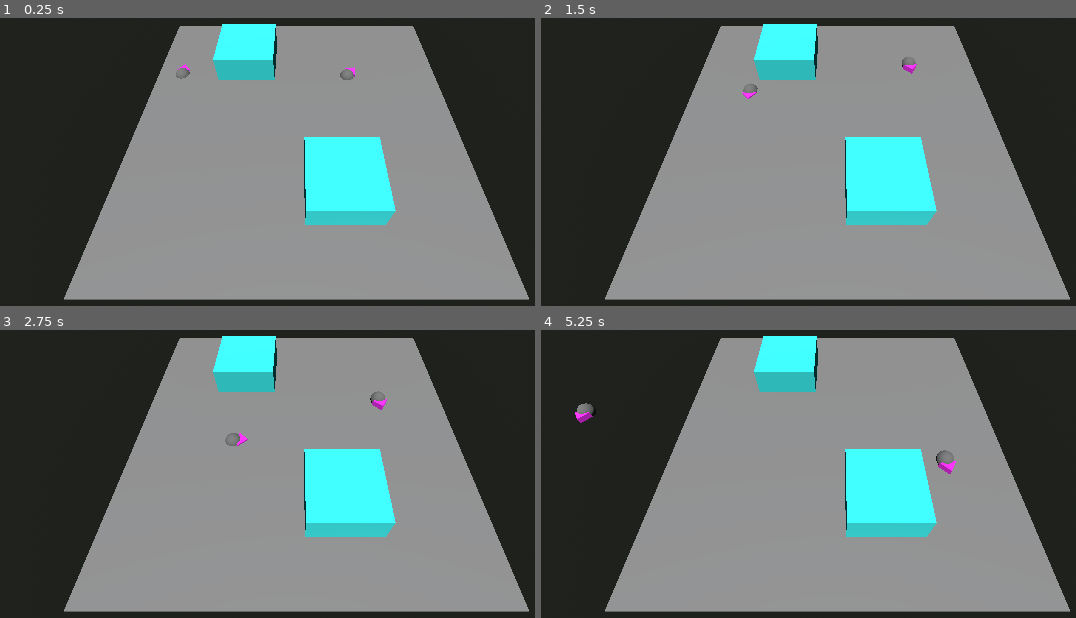
Above: before the commit, frames 1-4 (two rows, left to right).
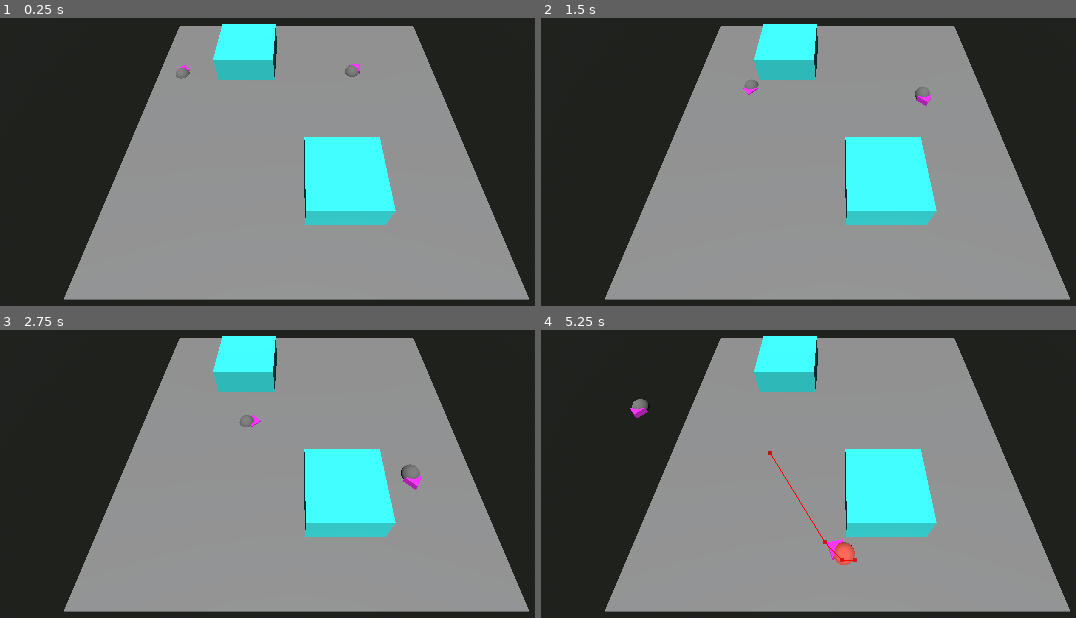
Above: after the commit, the same moments.

Repository: bruom/Gatinhos
Game: Godot game, scene res://Scenes/main.tscn
The game is run twice, just before and just after one commit, with the same random seed, the same clock (stepped at 60 frames per second) and the same inputs.
Inputs:
- Up to frame 1 (0.25 s): no input
- Up to frame 2 (1.5 s): hold D (Right) 0.53-1.28 s; hold F (Interact) 0.53-1.28 s; hold S (Backward) from 1.28 s (still down); tap Shift (Run) at 1.35 s
- Up to frame 3 (2.75 s): release S (Backward) at 2.03 s; hold D (Right) from 2.03 s (still down); hold Ctrl (Sneak) from 2.03 s (still down)
- Up to frame 4 (5.25 s): release D (Right) at 2.78 s; release Ctrl (Sneak) at 2.78 s; hold W (Forward) 2.78-3.53 s; tap F (Interact) at 2.85 s; hold Shift (Run) 3.53-4.28 s; hold A (Left) 3.53-5.03 s; tap Ctrl (Sneak) at 4.35 s; hold S (Backward) from 5.03 s (still down); hold F (Interact) from 5.03 s (still down)

The runs differ from the first frame. In frame 1, 0.1% of the frame differs, in the area x 63-68%, y 15-22%; in frame 2, 0.3%; in frame 3, 0.5%; in frame 4, 0.9%, in the area x 6-78%, y 23-82%.

Commit message:
Adding basic behavior to Suspicious state

Diff:
--- a/Scenes/enemy.tscn
+++ b/Scenes/enemy.tscn
@@ -6,11 +6,16 @@
 [sub_resource type="StandardMaterial3D" id="StandardMaterial3D_auvwt"]
 albedo_color = Color(1, 0, 0, 1)
 
+[sub_resource type="StandardMaterial3D" id="StandardMaterial3D_wrunl"]
+albedo_color = Color(1, 1, 0.192157, 1)
+
 [node name="enemy" type="Node3D"]
 script = ExtResource("1_0q6mp")
 alert_material = SubResource("StandardMaterial3D_auvwt")
+suspicious_material = SubResource("StandardMaterial3D_wrunl")
 
 [node name="StaticBody3D" type="StaticBody3D" parent="."]
+axis_lock_linear_y = true
 axis_lock_angular_x = true
 axis_lock_angular_z = true
 
--- a/Scenes/main.tscn
+++ b/Scenes/main.tscn
@@ -40,7 +40,10 @@
 
 [node name="Player" parent="." instance=ExtResource("1_dacn3")]
 transform = Transform3D(1, 0, 0, 0, 1, 0, 0, 0, 1, -4.14904, 0, -2.03356)
-speed = 3.0
+speed = 2.0
+run_speed = 2.5
+sneak_speed = 1.0
+sound_radius = 3.0
 
 [node name="Camera3D" type="Camera3D" parent="."]
 transform = Transform3D(1, 0, 0, 0, 0.624057, 0.781379, 0, -0.781379, 0.624057, 0, 7.39376, 5.86953)
@@ -83,4 +86,5 @@
 transform = Transform3D(-0.809735, -3.48787e-16, -0.586796, -7.77579e-17, 1, -4.87092e-16, 0.586796, -3.48787e-16, -0.809735, 1.6494, -4.68082e-19, -1.7857)
 target = NodePath("../Player")
 alert_material = SubResource("StandardMaterial3D_1lcf7")
+speed = 2.1
 patrol_route = Array[Vector3]([Vector3(3, 2.08165e-12, -3), Vector3(3.5, 2.08165e-12, 4), Vector3(-2, 2.08165e-12, 1)])
--- a/Scenes/player.tscn
+++ b/Scenes/player.tscn
@@ -5,6 +5,9 @@
 [ext_resource type="AudioStream" uid="uid://cexaxjjjkjh0c" path="res://Assets/Sound/footstep (placeholder).wav" id="3_p84ql"]
 
 [node name="Player" type="CharacterBody3D"]
+axis_lock_linear_y = true
+axis_lock_angular_x = true
+axis_lock_angular_z = true
 script = ExtResource("1_keg1m")
 run_speed = 2.0
 play_sfx = false
--- a/Scripts/enemy.gd
+++ b/Scripts/enemy.gd
@@ -4,14 +4,27 @@
 
 @export var target: Node3D
 @export var alert_material: Material
+@export var suspicious_material: Material
 @export var vision_angle: float = 60
 @export var speed: float = 1.0
+@export var investigation_time: float = 2.5
 @export var patrol_route: Array[Vector3] = []
 
 var current_patrol_index: int = 0
 var mesh_instance: MeshInstance3D
-var enemy_state: EnemyState = EnemyState.IDLE
-var last_known_enemy_position: Vector3
+var enemy_state: EnemyState = EnemyState.IDLE:
+	set(value):
+		enemy_state = value
+		if value == EnemyState.SUSPICIOUS:
+			mesh_instance.set_surface_override_material(0, suspicious_material)
+		elif value == EnemyState.ALERT:
+			mesh_instance.set_surface_override_material(0, alert_material)
+		else:
+			mesh_instance.set_surface_override_material(0, null)
+
+var chase_target
+var investigation_target
+var cur_investigation_time: float = 0.0
 
 enum EnemyState {
 	IDLE,
@@ -29,21 +42,40 @@
 		look_at(next_pos)
 		global_position += dir.normalized() * speed * delta
 
+	keep_watch()
 	if enemy_state == EnemyState.ALERT:
-		nav_agent.target_position = target.global_position
+		if !can_see_player():
+			if has_reached_point(chase_target):
+				chase_target = estimate_target_position()
+			nav_agent.target_position = chase_target
+	elif enemy_state == EnemyState.SUSPICIOUS:
+		if investigation_target != null && investigation_target is Vector3:
+			nav_agent.target_position = investigation_target
+			if has_reached_point(investigation_target):
+				cur_investigation_time = investigation_time
+				enemy_state = EnemyState.IDLE
+				#TODO: spend some time investigating
 	elif enemy_state == EnemyState.IDLE:
-		if can_hear_player():
-			enemy_state = EnemyState.ALERT
-			mesh_instance.set_surface_override_material(0, alert_material)
-		if can_see_player():
-			enemy_state = EnemyState.ALERT
-			mesh_instance.set_surface_override_material(0, alert_material)
 		if !patrol_route.is_empty():
 			var next_patrol_position = get_next_patrol_waypoint()
-			if has_arrived_at_waypoint(next_patrol_position):
+			if has_reached_point(next_patrol_position):
 				current_patrol_index += 1
 			if next_patrol_position != null:
 				nav_agent.target_position = next_patrol_position
+
+
+func estimate_target_position() -> Vector3:
+	var rand_x = randf_range(-1.0, 1.0)
+	var rand_z = randf_range(-1.0, 1.0)
+	return target.global_position + Vector3(rand_x, 0.0, rand_z)
+
+func keep_watch():
+	if can_hear_player() && enemy_state != EnemyState.ALERT:
+		enemy_state = EnemyState.SUSPICIOUS
+		investigation_target = target.global_position
+	if can_see_player():
+		enemy_state = EnemyState.ALERT
+		chase_target = target.global_position
 
 
 #sound array is Array[[origin: Vector3, radius: float]]
@@ -59,7 +91,7 @@
 			return true
 	return false
 
-func has_arrived_at_waypoint(waypoint: Vector3) -> bool:
+func has_reached_point(waypoint: Vector3) -> bool:
 	return waypoint.distance_squared_to(global_position) < 0.3
 
 func get_next_patrol_waypoint():
Not shown: 1 places in Scenes/enemy.tscn that only renumber resources
